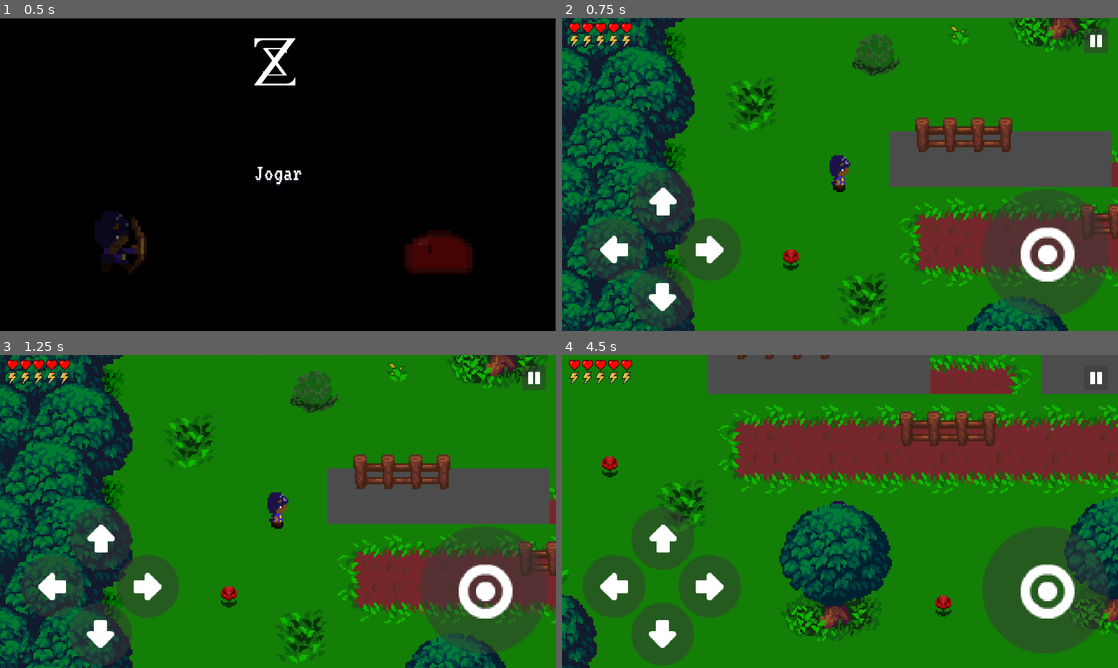
Above: before the commit, frames 1-4 (two rows, left to right).
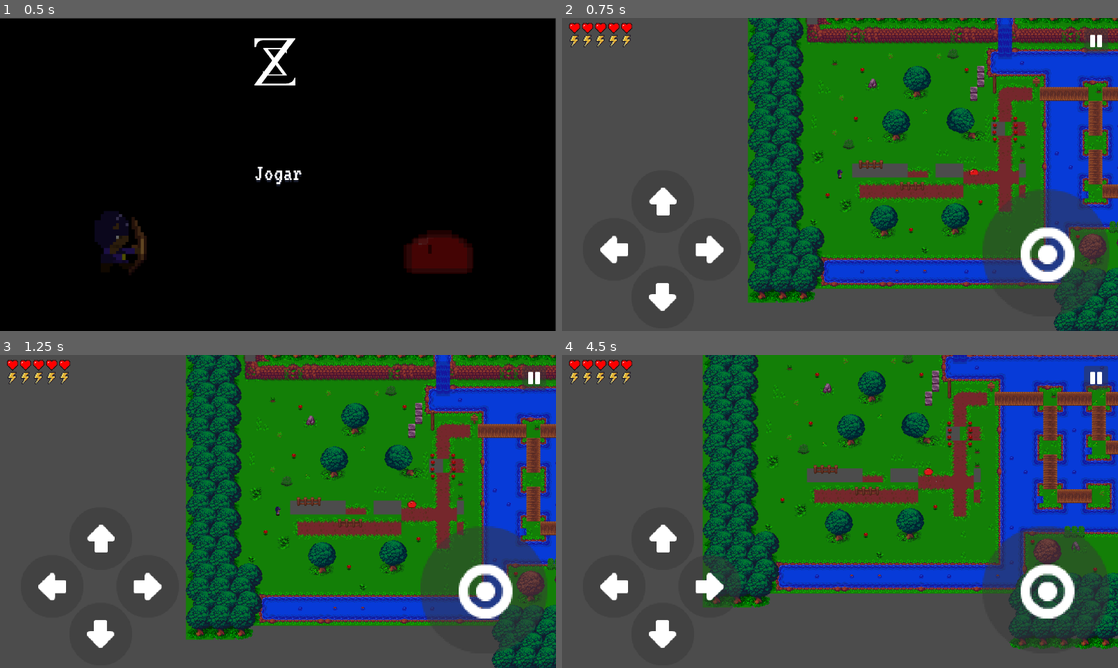
Above: after the commit, the same moments.

Repository: SynT8735/Blackout
Game: Godot game, scene res://Scenes/Menu/Menu.tscn
Same seed, same stepped clock (60 frames per second), same inputs: the game is played once before the commit and once after it.
Inputs (mouse positions are in pixels of both pictures, inside the frame that each line leads up to):
- Up to frame 1 (0.5 s): no input
- Up to frame 2 (0.75 s): click "Jogar" at 0.5 s
- Up to frame 3 (1.25 s): no input
- Up to frame 4 (4.5 s): click (1095, 376) at 1.25 s; click "Voltar ao jogo" at 2 s; tap Enter (ui_accept) at 2.75, 3.02, 3.77 s; hold Right (ui_right) 2.78-3.53 s; hold Down (ui_down) 3.53-4.28 s; hold Right (ui_right) from 4.28 s (still down)

Frame 1 is identical in both runs. In frame 2, 80% of the frame differs, in the area x 0-100%, y 0-100%; in frame 3, 80%; in frame 4, 85%.

Commit message:
Blackout

Diff:
--- a/Blackout/Organizado/Scenes/World.tscn
+++ b/Blackout/Organizado/Scenes/World.tscn
@@ -16,8 +16,6 @@
 [ext_resource path="res://Scenes/GameOver.tscn" type="PackedScene" id=14]
 [ext_resource path="res://Scenes/player.tscn" type="PackedScene" id=15]
 [ext_resource path="res://Scenes/slime.tscn" type="PackedScene" id=16]
-[ext_resource path="res://Scenes/slime2.tscn" type="PackedScene" id=17]
-[ext_resource path="res://Scenes/slime3.tscn" type="PackedScene" id=18]
 
 [sub_resource type="DynamicFont" id=1]
 size = 72
@@ -234,38 +232,19 @@
 visible = false
 
 [node name="Player" parent="." instance=ExtResource( 15 )]
-editor/display_folded = true
 position = Vector2( 196.739, 342.703 )
 speed = 125
 
-[node name="Camera2D2" type="Camera2D" parent="Player"]
+[node name="Camera2D" type="Camera2D" parent="Player"]
 current = true
-zoom = Vector2( 0.25, 0.25 )
-limit_top = -500
-limit_right = 2500
-limit_bottom = 720
-editor_draw_limits = true
 
 [node name="Slime" parent="." instance=ExtResource( 16 )]
+editor/display_folded = true
 position = Vector2( 505.463, 331.212 )
 
 [node name="Navigation2D" type="Navigation2D" parent="Slime"]
 
 [node name="Tween" type="Tween" parent="Slime"]
-
-[node name="Slime2" parent="." instance=ExtResource( 17 )]
-position = Vector2( 1142.03, 431.527 )
-
-[node name="Navigation2D" type="Navigation2D" parent="Slime2"]
-
-[node name="Tween" type="Tween" parent="Slime2"]
-
-[node name="Slime3" parent="." instance=ExtResource( 18 )]
-position = Vector2( 603.776, 463.888 )
-
-[node name="Navigation2D" type="Navigation2D" parent="Slime3"]
-
-[node name="Tween" type="Tween" parent="Slime3"]
 [connection signal="pressed" from="HUD/Gamepad/left" to="Player" method="_on_left_pressed"]
 [connection signal="released" from="HUD/Gamepad/left" to="Player" method="_on_left_released"]
 [connection signal="pressed" from="HUD/Gamepad/right" to="Player" method="_on_right_pressed"]
--- a/Blackout/Organizado/Scenes/inferno.tscn
+++ b/Blackout/Organizado/Scenes/inferno.tscn
@@ -18,3 +18,7 @@
 cell_size = Vector2( 16, 16 )
 format = 1
 tile_data = PoolIntArray( 1441814, 161, 0, 1441832, 161, 0, 1441836, 161, 0, 1507348, 161, 0, 1507354, 161, 0, 1507370, 161, 0, 1638427, 157, 0, 1638438, 157, 0, 1703966, 157, 0, 1769508, 157, 0, 1769512, 157, 0 )
+
+[node name="Camera2D" type="Camera2D" parent="."]
+position = Vector2( 563.937, 255.168 )
+zoom = Vector2( 0.52, 0.52 )
Not shown: 1 places in Blackout/Organizado/Scenes/World.tscn that only renumber resources
